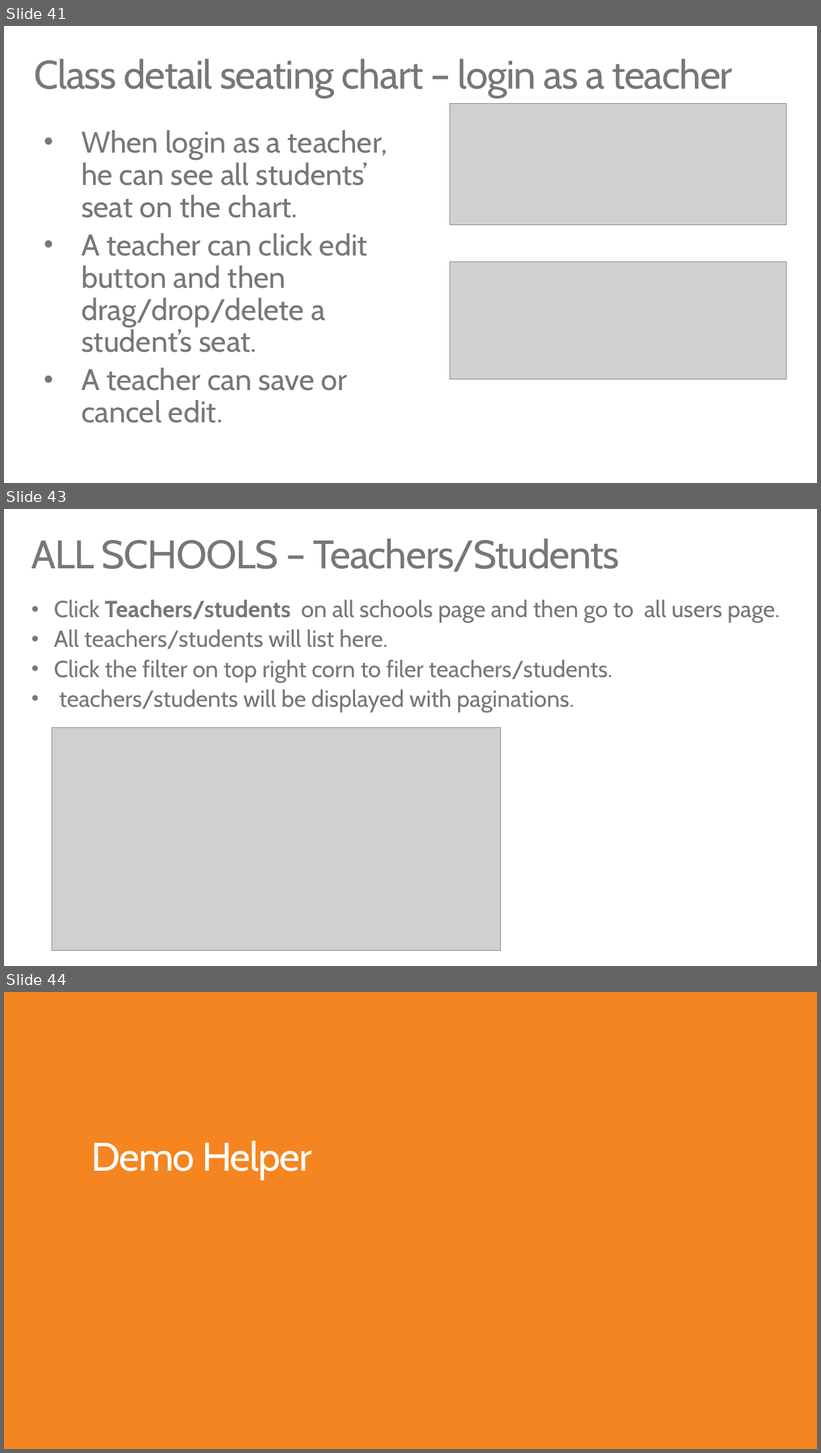
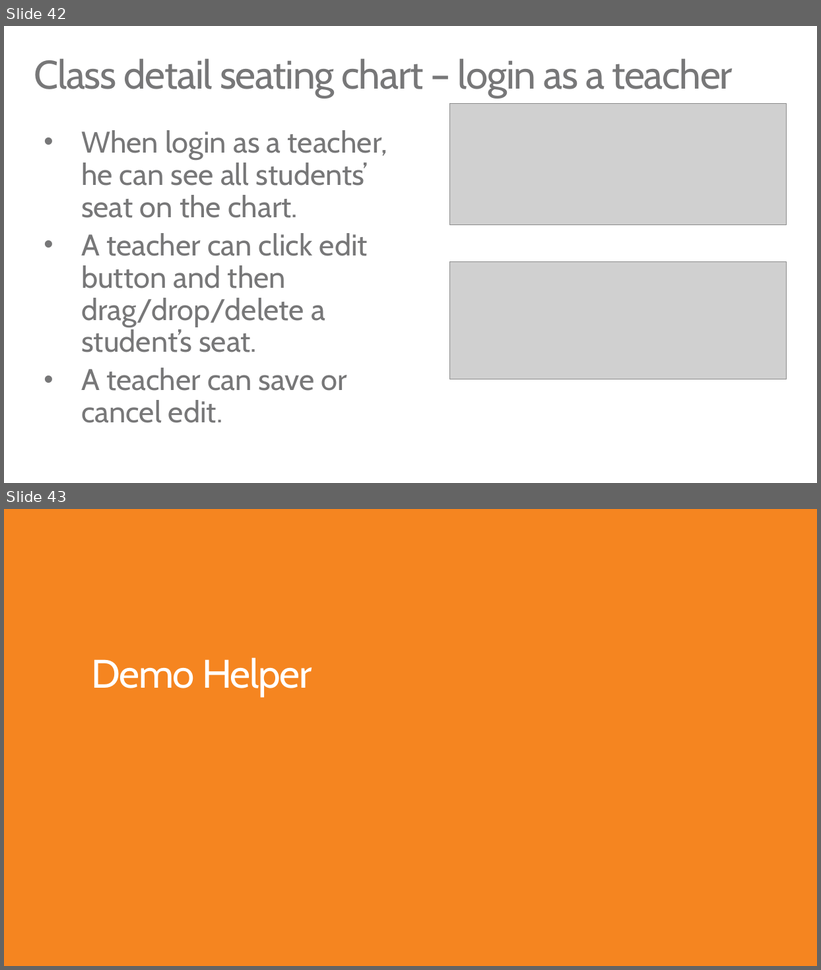
Before and after one commit to TylerLu/EDUGraphAPI-PHP, a slide deck: EDU GRAPH-API Demo Script.pptx. Shown one above the other, each under a label of ours: slides 41, 43 and 44 before the commit, slides 42 and 43 after it; the slides between them are not shown. The pictures are 821x1453 and 821x970 pixels, drawn with LibreOffice and Linux fonts; fonts in the diff are those of the drawing; grey boxes stand for pictures. Boxes give left, top, right and bottom in pixels: in the first picture for what was removed or moved away, otherwise in the second. Text is boxed around its words. In the diff, an @@ line names an element or a change of style, - is before the commit and + after.

```diff
--- a/EDU GRAPH-API Demo Script.pptx
+++ b/EDU GRAPH-API Demo Script.pptx
@@ slide 43 removed at (4, 509, 817, 966), background #FFFFFF @@
@@ title removed at (32, 539, 619, 572) @@
-ALL SCHOOLS – Teachers/Students
@@ text removed at (54, 599, 780, 712) @@
-• Click Teachers/students on all schools page and then go to all users page.
-• All teachers/students will list here.
-• Click the filter on top right corn to filer teachers/students.
-• teachers/students will be displayed with paginations.
@@ picture removed at (52, 728, 501, 951) @@
@@ what was slide 41 is now slide 42 @@
@@ what was slide 44 is now slide 43 @@
```
Also in this commit, not shown: 6 slides changed, 1 slide added, 1 other slide removed.
